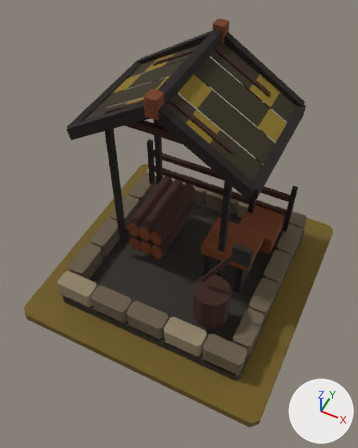
Renders of the glTF model art/lumber_t3/lumber_t3.glb from each side of a commit.
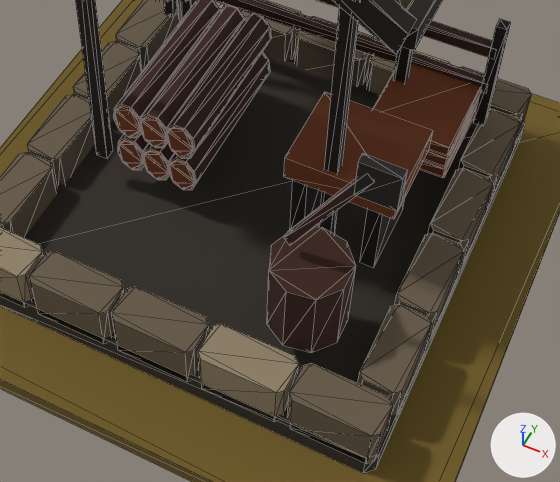
Each version is shown whole from a camera (50 mm lens) standing at (0.695, -1.508, 2.258) and looking at (0.004, -0.127, 0.532), then close up on the part from 22% to 89% of the width and 40% to 86% of the height. Lighting does not change. The marker at lower right points along +X, +Y and +Z. The last two pictures show the newer version. The close-ups show mesh edges as thin lines.

The first close-up shows 'MMR | lumber | T03 Architecture.001', 'MMR | lumber | Tier 03 Ground.001'.
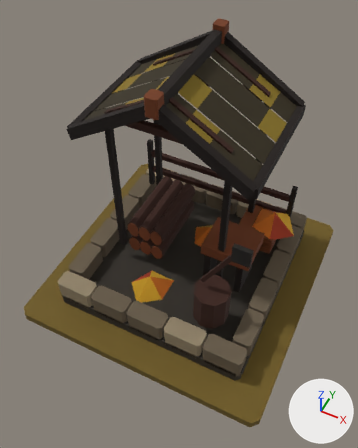
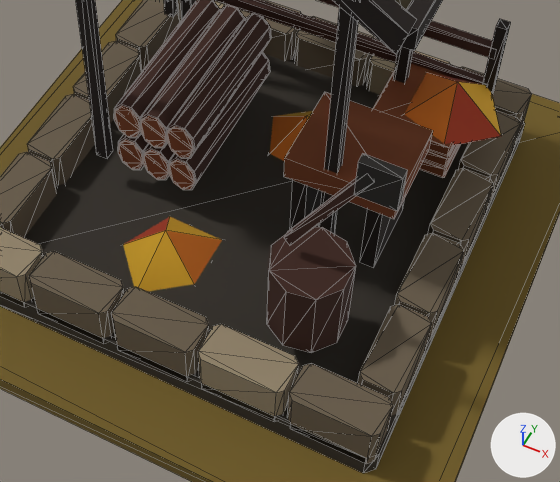
Diff of the bpy script that builds the scene:
```diff
--- a/art/lumber_t3/lumber_t3.glb.py
+++ b/art/lumber_t3/lumber_t3.glb.py
@@ me_mmr___lumber___t03_autumn_dressing_001 @@
+me_mmr___lumber___t03_autumn_dressing_001.from_pydata(...)  # 18 vertices, 15 faces; spans x -0.206..0.484, y -0.379..0.358, z 0.062..0.38
+me_mmr___lumber___t03_autumn_dressing_001.materials.append(mat_mmr___shared_palette_atlas)  # picture img_mmr_shared_color_palette_64
@@ ob_mmr___lumber___t03_autumn_dressing_001 @@
+ob_mmr___lumber___t03_autumn_dressing_001 = bpy.data.objects.new('MMR | lumber | T03 Autumn Dressing.001', me_mmr___lumber___t03_autumn_dressing_001)
+ob_mmr___lumber___t03_autumn_dressing_001.location = (0.0, 0.0, 0.05)
```

Boxes [x1, y1, x2, y2] around the edits, measured in the close-ups (560 x 482 px):
'MMR | lumber | T03 Autumn Dressing.001', added
    after: [123, 72, 501, 292]
